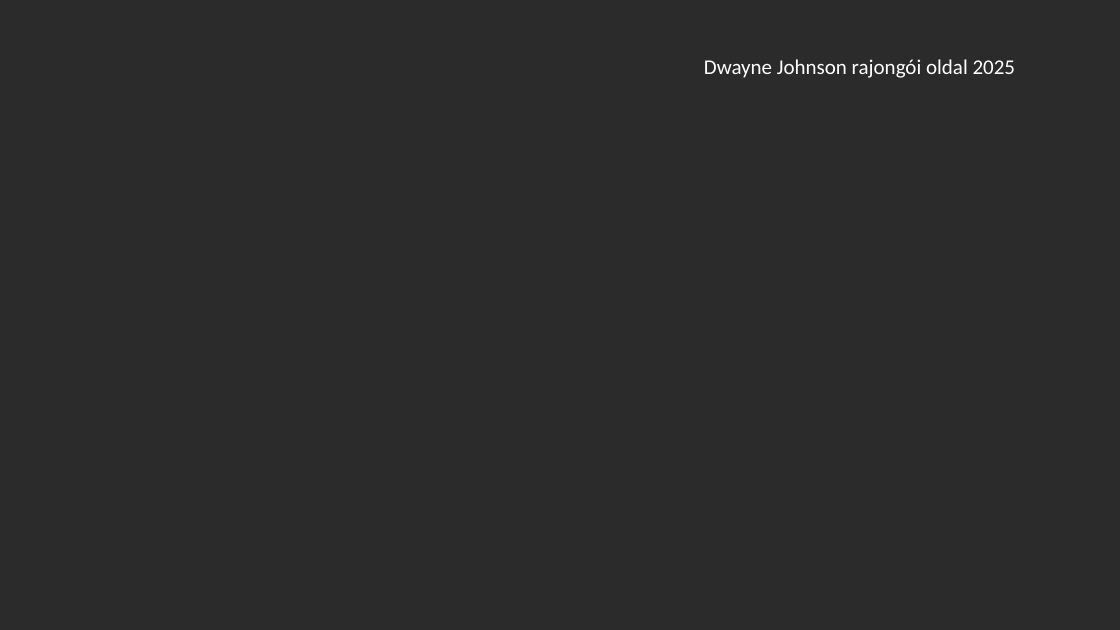
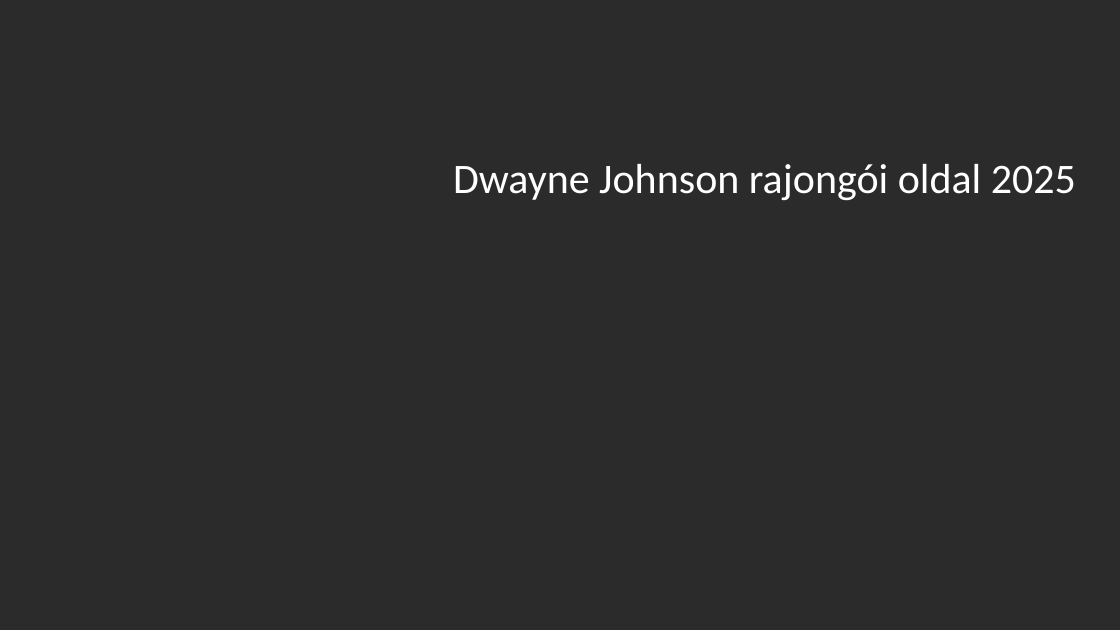
Before and after one commit to boksaylevente2009/Rajongoi9A-D, a slide deck: slide 1 of Dwayne Johnson.pptx. Drawn at 1120x630 pixels with LibreOffice and Linux fonts; fonts in the diff are those of the drawing; background and template pictures are left out; a plain dark background stands for a picture behind light text. Boxes give left, top, right and bottom in pixels: in the first picture for what was removed or moved away, otherwise in the second. Text is boxed around its words. In the diff, an @@ line names an element or a change of style, - is before the commit and + after.

```diff
--- a/Dwayne Johnson.pptx
+++ b/Dwayne Johnson.pptx
@@ text "Dwayne Johnson rajongói oldal 2025": place and size @@
-text "Dwayne Johnson rajongói oldal 2025" at (704,59,1016,78)
+text "Dwayne Johnson rajongói oldal 2025" at (453,164,1076,201)
@@ text "Dwayne Johnson rajongói oldal 2025" at (453,164,1076,201): size 18 to 36 pt @@
```
Also in this commit, not shown: 1 other slide changed, 2 slides added.
